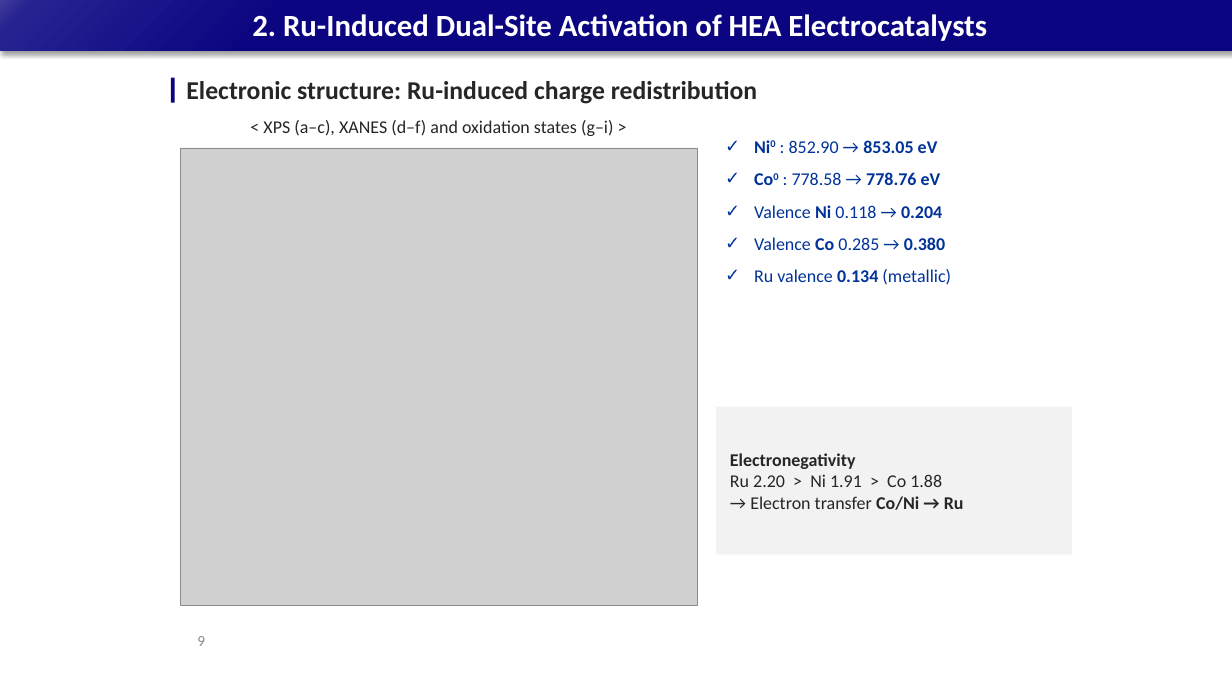
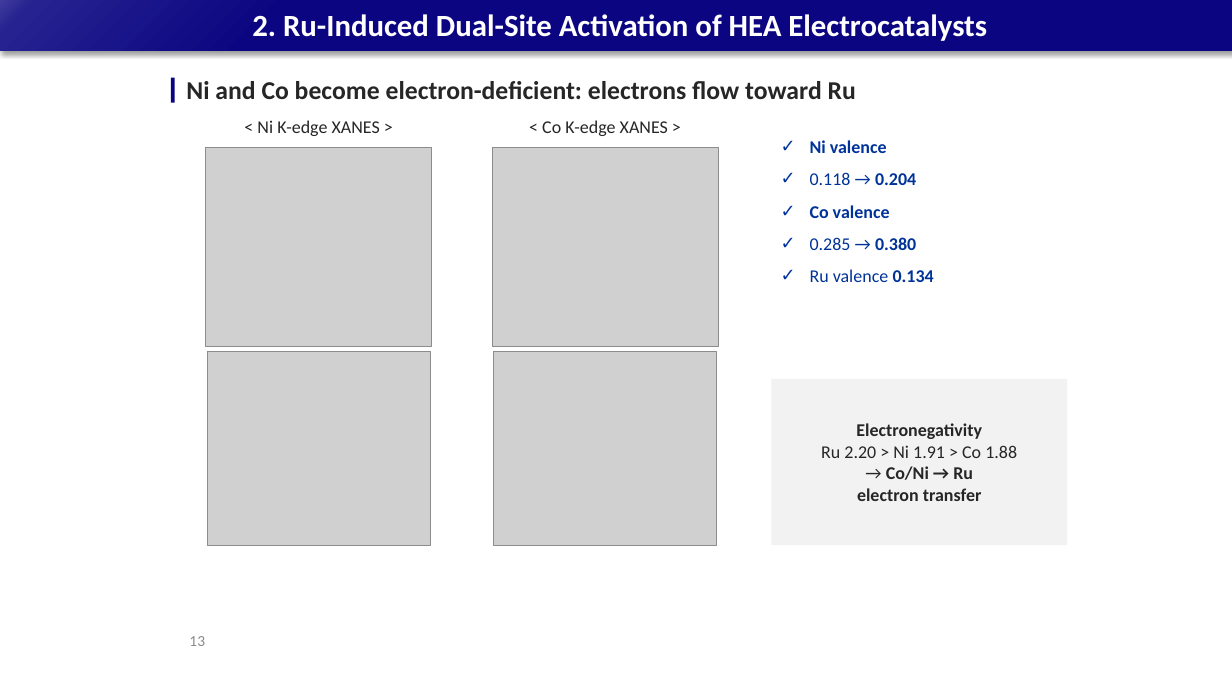
Before and after one commit to limsj0204/letter, a slide deck: slide 13 of 학위논문_디펜스_발표자료.pptx (slide 9 before the commit). Drawn at 1232x693 pixels with LibreOffice and Linux fonts; fonts in the diff are those of the drawing; grey boxes stand for pictures. Boxes give left, top, right and bottom in pixels: in the first picture for what was removed or moved away, otherwise in the second. Text is boxed around its words. In the diff, an @@ line names an element or a change of style, - is before the commit and + after.

```diff
--- a/학위논문_디펜스_발표자료.pptx
+++ b/학위논문_디펜스_발표자료.pptx
@@ text at [186, 81, 856, 99]: text changed @@
-Electronic structure: Ru-induced charge redistribution
+Ni and Co become electron-deficient: electrons flow toward Ru
@@ picture removed at [180, 148, 698, 605] @@
@@ picture added at [206, 148, 432, 347] @@
@@ text at [257, 120, 380, 136]: text changed @@
-< XPS (a–c), XANES (d–f) and oxidation states (g–i) >
+< Ni K-edge XANES >
@@ picture added at [493, 148, 718, 347] @@
@@ text added at [542, 120, 668, 136], 14 pt, text #262626 @@
+< Co K-edge XANES >
@@ text at [810, 140, 934, 282]: text changed; bold on @@
-✓ Ni0 : 852.90 → 853.05 eV
-✓ Co0 : 778.58 → 778.76 eV
-✓ Valence Ni 0.118 → 0.204
-✓ Valence Co 0.285 → 0.380
-✓ Ru valence 0.134 (metallic)
+✓ Ni valence
+✓ 0.118 → 0.204
+✓ Co valence
+✓ 0.285 → 0.380
+✓ Ru valence 0.134
@@ picture added at [207, 351, 430, 545] @@
@@ picture added at [494, 351, 716, 545] @@
@@ rectangle "Electronegativity": place and size @@
-rectangle "Electronegativity" at [716, 407, 1072, 555]
+rectangle "Electronegativity" at [772, 379, 1067, 545]
@@ text in rectangle at [821, 423, 1017, 458]: alignment left to centre @@
@@ text in rectangle at [857, 466, 982, 501]: text changed; bold on @@
-→ Electron transfer Co/Ni → Ru
+→ Co/Ni → Ru
+electron transfer
@@ page number at [189, 636, 205, 646]: text changed @@
-9
+13
```
Also in this commit, not shown: 8 other slides changed, 14 slides added, 2 slides removed.
